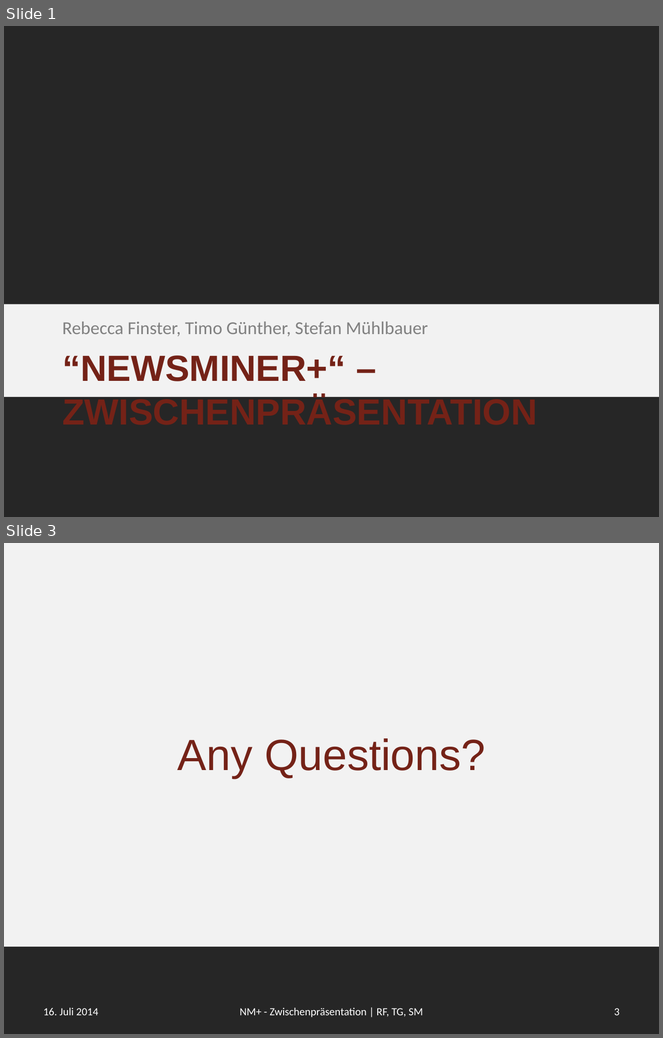
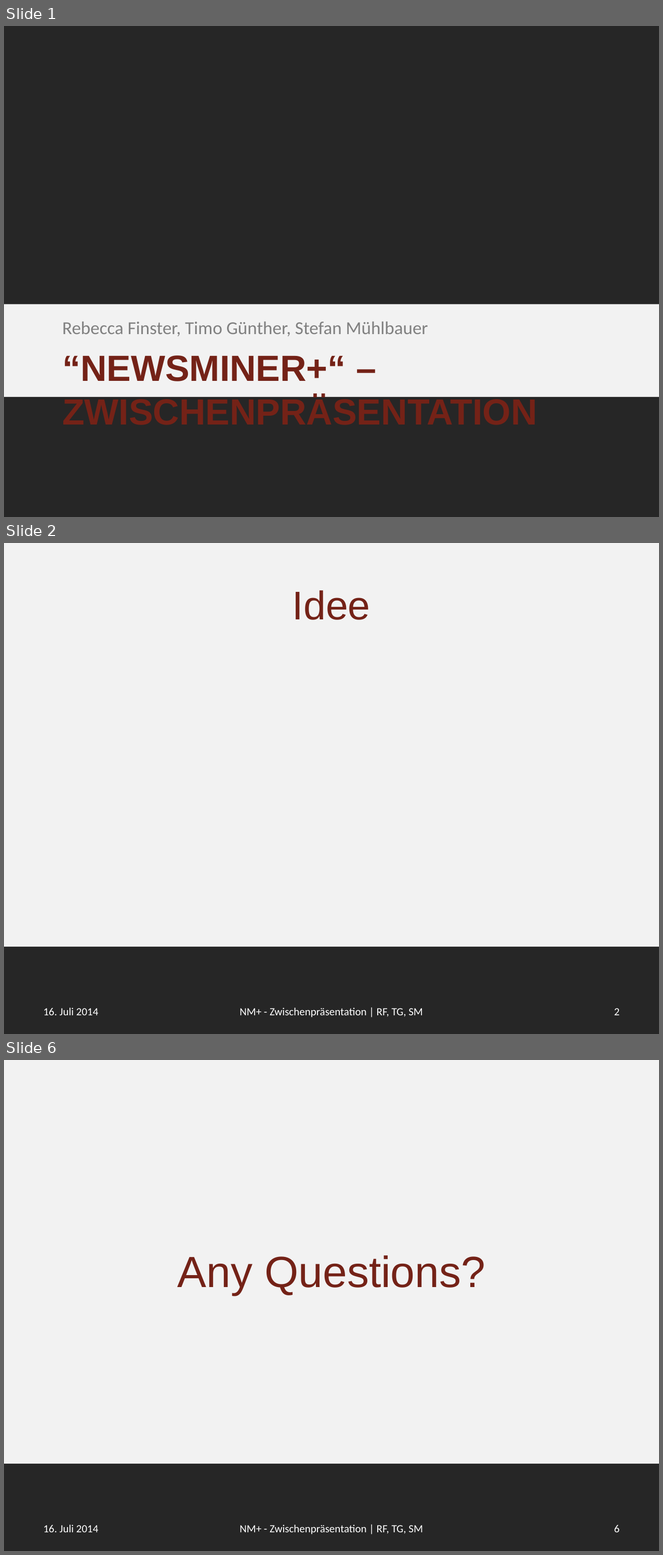
Before and after one commit to smba/newsminer, a slide deck: Presentation/newsminer_plus.pptx. Shown one above the other, each under a label of ours: slides 1 and 3 before the commit, slides 1, 2 and 6 after it; the slides between them are not shown. The pictures are 663x1038 and 663x1555 pixels, drawn with LibreOffice and Linux fonts; fonts in the diff are those of the drawing. Boxes give left, top, right and bottom in pixels: in the first picture for what was removed or moved away, otherwise in the second. Text is boxed around its words. In the diff, an @@ line names an element or a change of style, - is before the commit and + after.

```diff
--- a/Presentation/newsminer_plus.pptx
+++ b/Presentation/newsminer_plus.pptx
@@ slide 2 added at (4, 543, 659, 1034), background #F2F2F2; not listed: 1 template element that a slide beside it also shows @@
@@ title added at (293, 590, 371, 620), 44 pt, text #742217 @@
+Idee
@@ text added at (44, 1008, 98, 1016), 12 pt, text #FFFFFF @@
+16. Juli 2014
@@ text added at (240, 1008, 423, 1018), 12 pt, text #FFFFFF @@
+NM+ - Zwischenpräsentation | RF, TG, SM
@@ page number added at (614, 1008, 620, 1016), 12 pt, text #FFFFFF @@
+2
@@ what was slide 3 is now slide 6 @@
@@ page number at (614, 1525, 620, 1533): text changed @@
-3
+6
```
Also in this commit, not shown: 1 slide changed, 2 other slides added.
